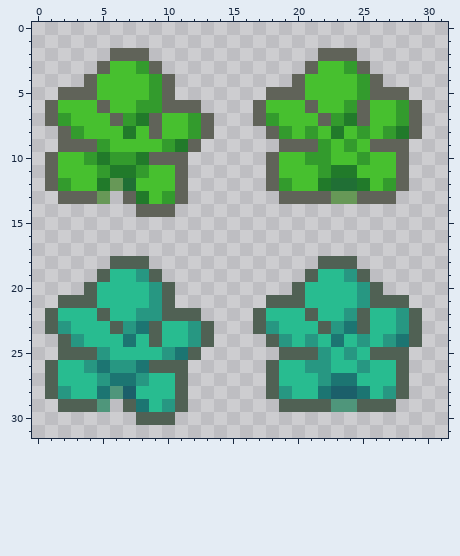
Edited in one commit: pixel-art sprite (Sukuu/App/asset/image/bush_16x16.png). This is how it looked before the edit.
The file is 32x32 pixels.
Once edited:
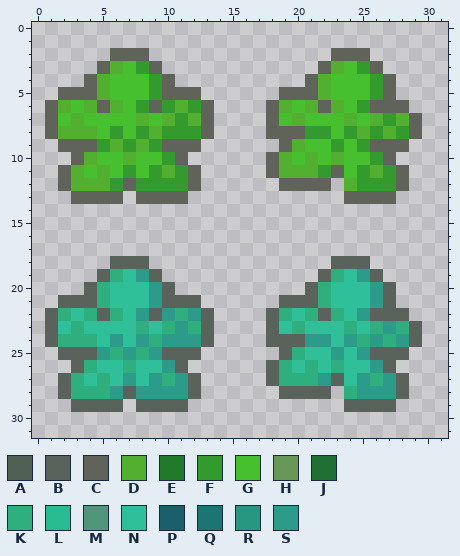
Palette (. is transparent): A #506154  B #59635b  C #606359  D #53af2f  E #217a2a  F #339b2d  G #47c02f  H #679857  J #206f35  K #2faf7e  L #28bc90  M #4f967b  N #2fc09a  P #1b5f6a  Q #1c7572  R #279782  S #2d9b8a
Log entry: 茂みドット絵修正
The edit:
Changed rows in their new state; - is an unchanged pixel.
first column x 1:
 2 ---------------------.--C----
 3 -----D--------------.CDGFC---
 4 ----D--------------.CD--GFC--
 5 ----D-----CC-----.--CD--GF-.-
 6 -D-D-D--CFDFC---.CD-DCDGFCCC.
 7 -GD--GGDGDFD----.C-D-GGDGDFD-
 8 CDDD-FGFDFF-------CC-FGFDFDF-
 9 -----DFDFCC--------DGGFGF----
10 ..CDGGDGGF--------D-DGD-GFC.-
11 .CD-DGFGFDFC------DDD-CGFDF--
12 .CDDDFCFFFFC-----.CCCC.DFF---
13 -.--CC.CCC--------.....C-----
14 -------...-------------------
first column x 1:
18 -----BBB-------------.BBB----
19 ----BKNSB-----------.BKNSB---
20 ---BKNNNSB---------.BKNNNSB--
21 -BBBKNNNSBBB-----.BBBKNNNSB.-
22 BKNKBKNSBSKSB---.BKNKBKNSBBB.
23 BNKNNNNKNKSKB---.BNKNNNKNKSKB
24 BKKKNSNSKSSSB----BBBSSNSKSKSB
25 -BBBSKSKSBBB------BKNNSNSBBB-
26 ..BKNNKNNSB------BKNKNKNNSB.-
27 .BKNKNSNSKSB-----BKKKSBNSKSB-
28 .BKKKSBSSSSB-----.BBBB.KSSSB-
29 -.BBBB.BBBB-------.....BBBB--
30 -------...-------------------
Changed places in both pictures, as pixel boxes (x1, y1, x2, y2):
changed: (45, 48, 422, 217)
changed: (45, 256, 422, 425)
